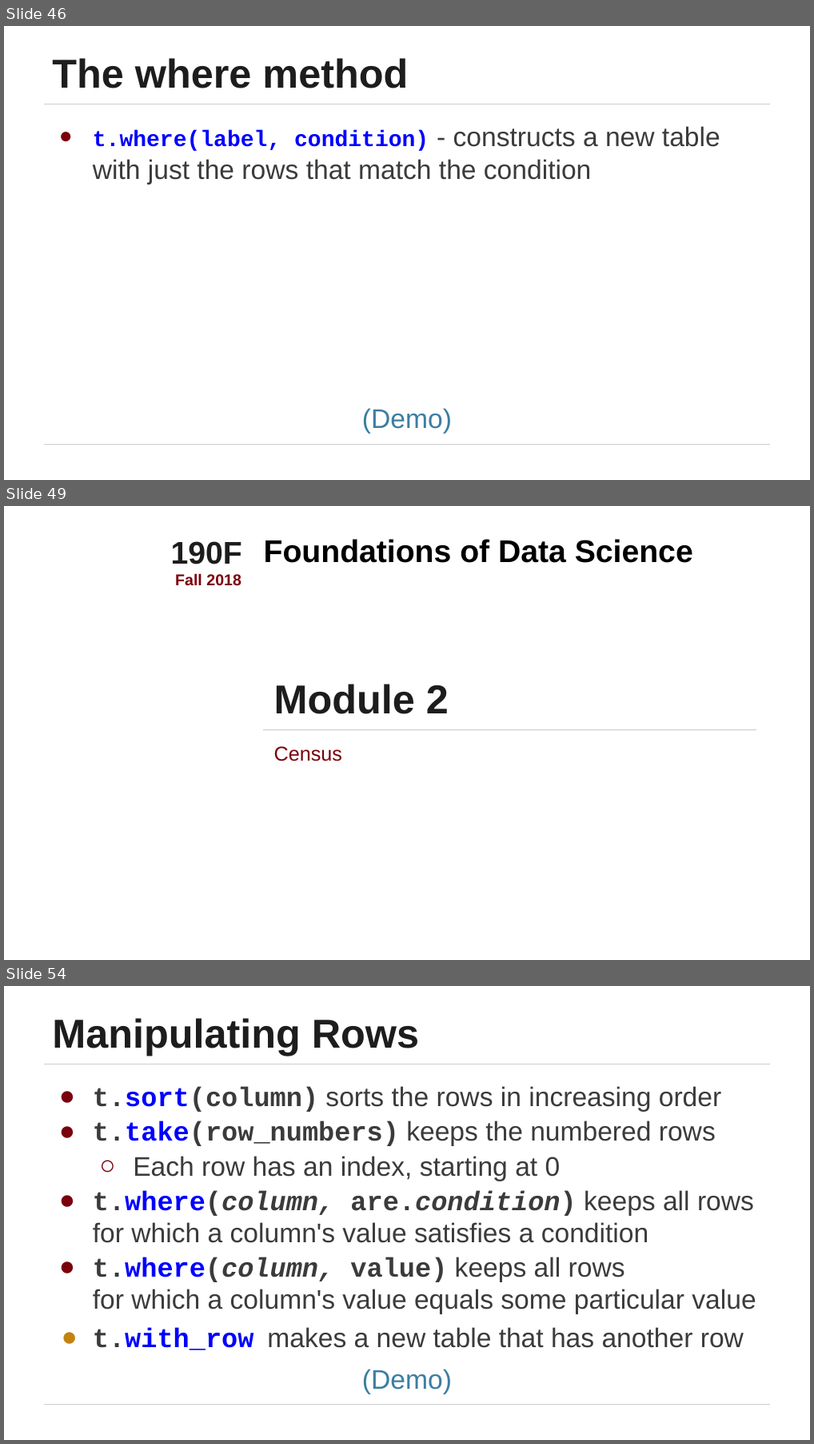
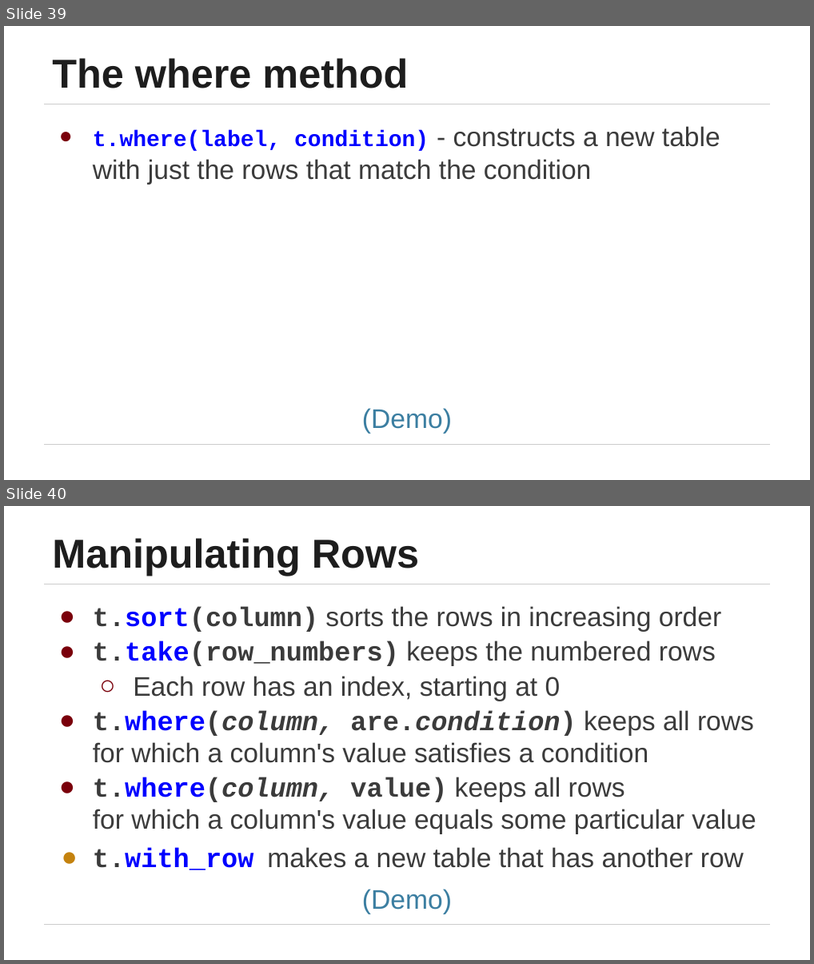
Before and after one commit to stat108ds/current-CS108, a slide deck: modules/module 2/module 2.pptx. Shown one above the other, each under a label of ours: slides 46, 49 and 54 before the commit, slides 39 and 40 after it; the slides between them are not shown. The pictures are 814x1444 and 814x964 pixels, drawn with LibreOffice and Linux fonts; fonts in the diff are those of the drawing; background and template pictures are left out. Boxes give left, top, right and bottom in pixels: in the first picture for what was removed or moved away, otherwise in the second. Text is boxed around its words. In the diff, an @@ line names an element or a change of style, - is before the commit and + after.

```diff
--- a/modules/module 2/module 2.pptx
+++ b/modules/module 2/module 2.pptx
@@ slide 49 removed at (4,506,810,960), background #FFFFFF @@
@@ text removed at (171,541,242,586) @@
-190F
-Fall 2018
@@ text removed at (264,539,694,563) @@
-Foundations of Data Science
@@ title removed at (274,684,449,714) @@
-Module 2
@@ line removed from (264, 729) to (756, 729) @@
@@ subtitle removed at (274,746,342,761) @@
-Census
@@ what was slide 46 is now slide 39 @@
@@ what was slide 54 is now slide 40 @@
```
Also in this commit, not shown: 1 slide changed, 13 other slides removed, 23 other files.
